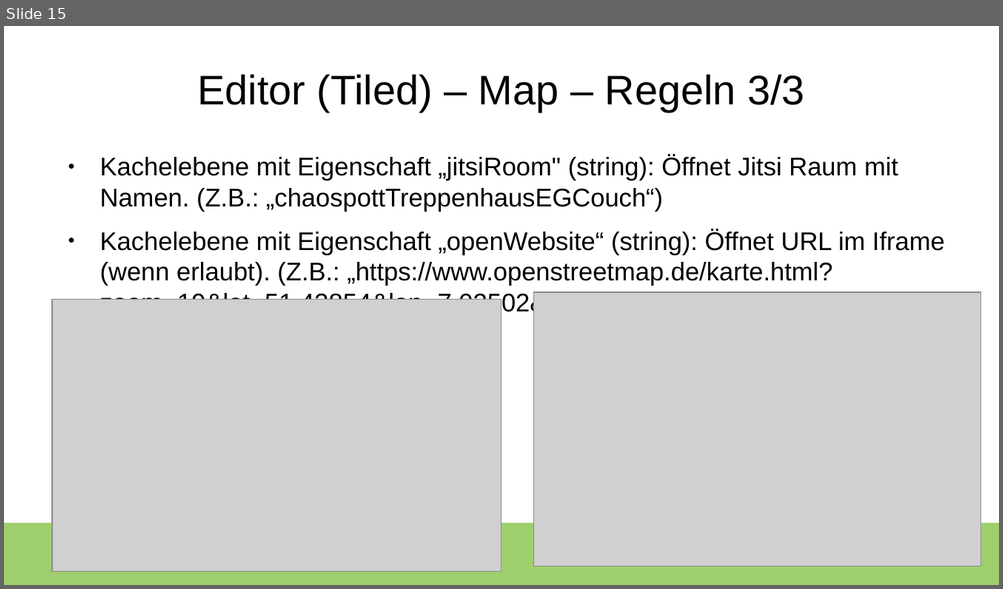
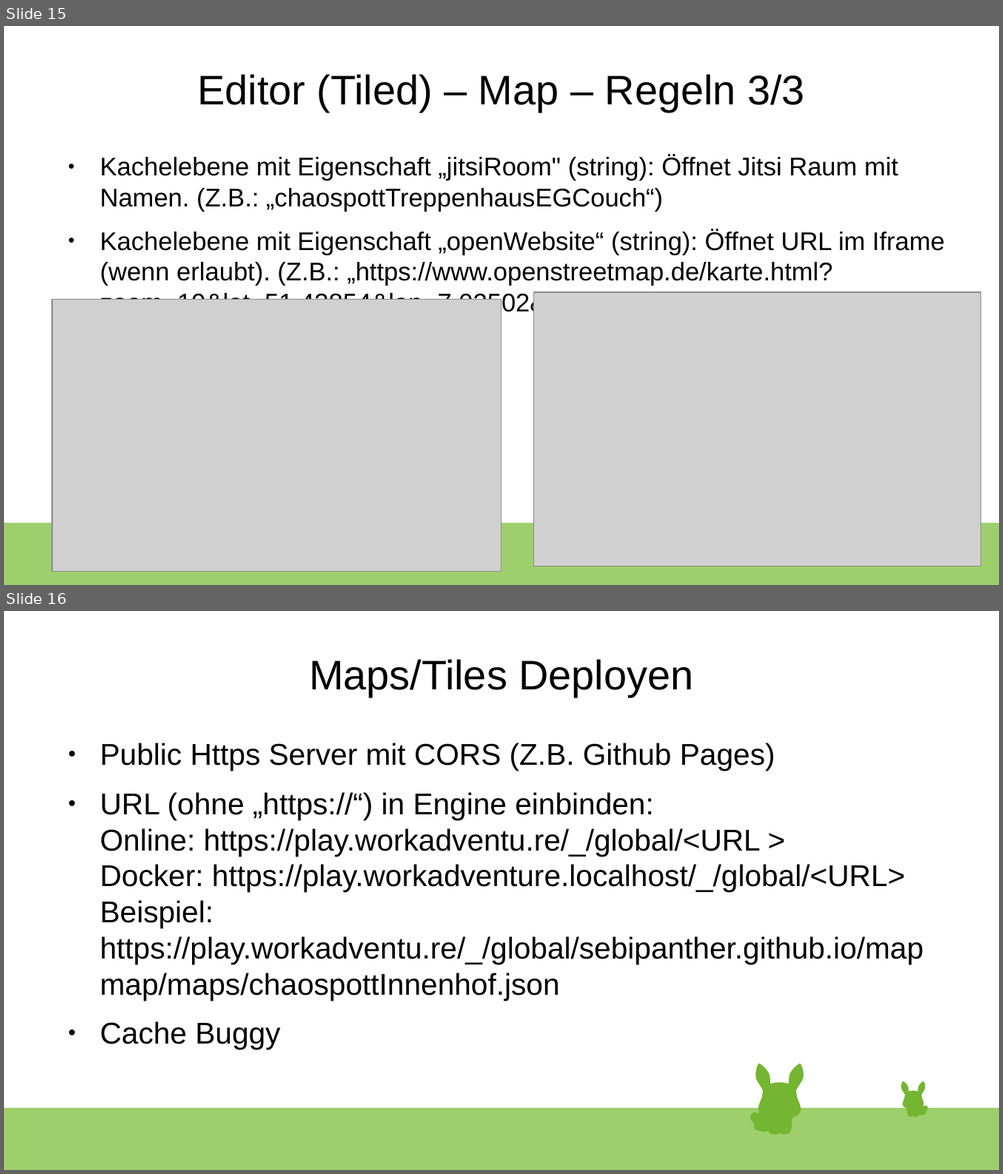
Before and after one commit to SebiPanther/mapmap, a slide deck: WorkAdventure.odp. Shown one above the other, each under a label of ours: slide 15 before the commit, slides 15 and 16 after it. The pictures are 1003x589 and 1003x1174 pixels, drawn with LibreOffice and Linux fonts; fonts in the diff are those of the drawing; grey boxes stand for pictures. Boxes give left, top, right and bottom in pixels: in the first picture for what was removed or moved away, otherwise in the second. Text is boxed around its words. In the diff, an @@ line names an element or a change of style, - is before the commit and + after.

```diff
--- a/WorkAdventure.odp
+++ b/WorkAdventure.odp
@@ slide 16 added at bbox=[4, 611, 999, 1170], background #FFFFFF; not listed: 1 template element that a slide beside it also shows @@
@@ title added at bbox=[309, 659, 693, 697], 33 pt, text #000000 @@
+Maps/Tiles Deployen
@@ text added at bbox=[100, 743, 924, 1050], 24 pt, text #000000 @@
+● Public Https Server mit CORS (Z.B. Github Pages)
+● URL (ohne „https://“) in Engine einbinden:
+  Online: https://play.workadventu.re/_/global/<URL >
+  Docker: https://play.workadventure.localhost/_/global/<URL>
+  Beispiel: https://play.workadventu.re/_/global/sebipanther.github.io/mapmap/maps/chaospottInnenhof.json
+● Cache Buggy
@@ group added at bbox=[751, 1064, 804, 1136]: 23 freeform shapes @@
@@ group added at bbox=[901, 1082, 928, 1117]: 23 freeform shapes @@
```
Also in this commit, not shown: 3 slides changed.
